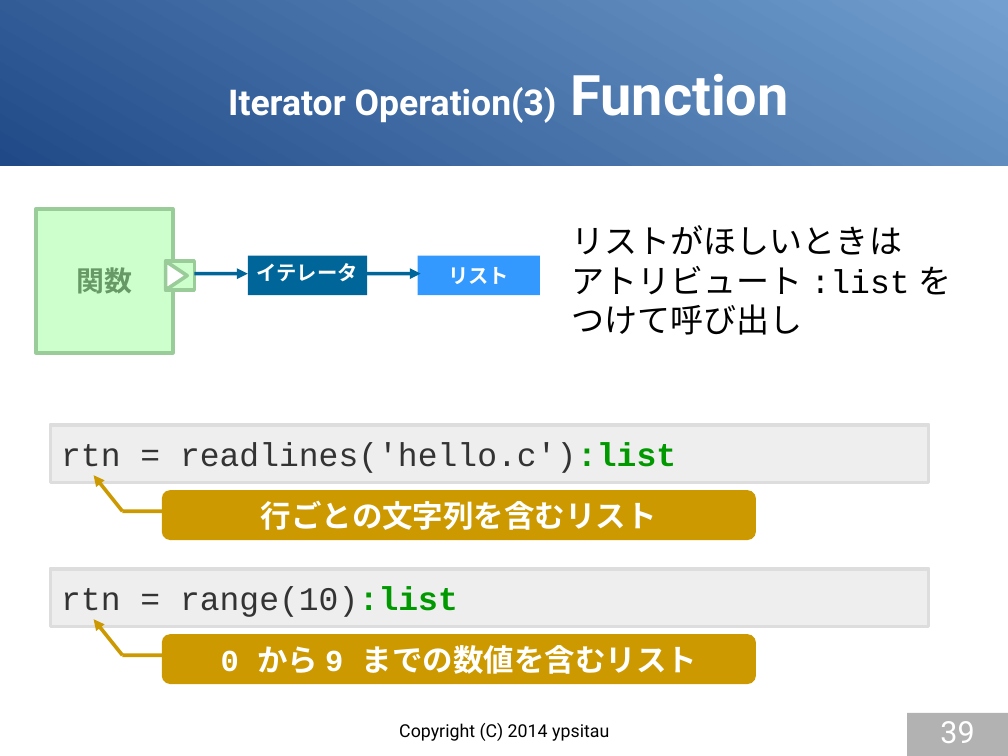
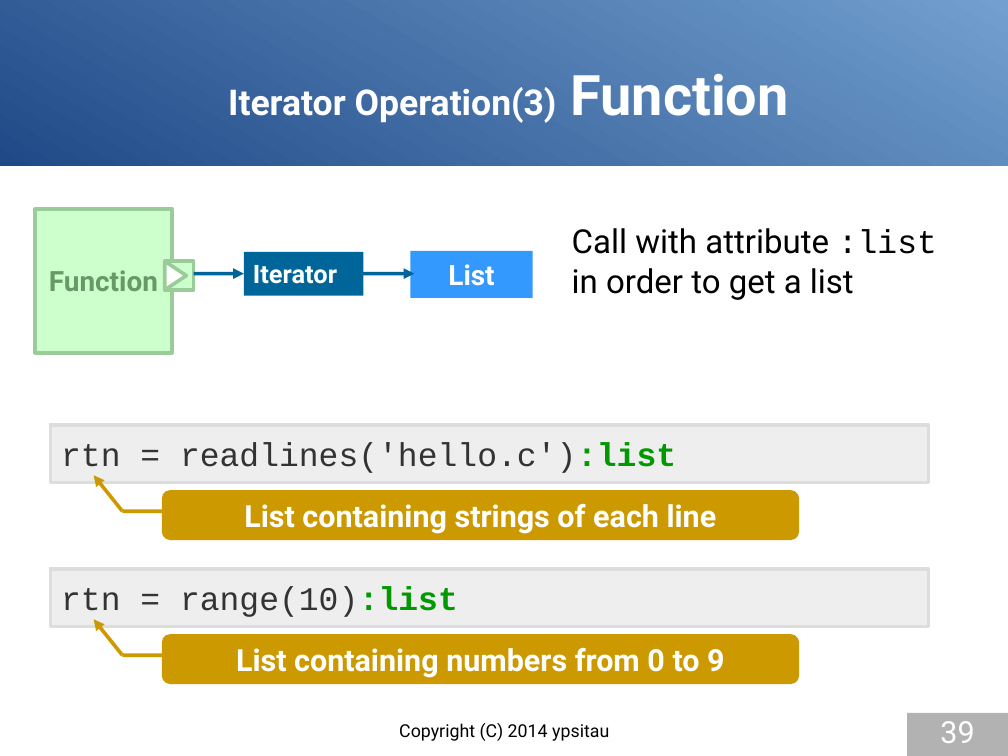
Before and after one commit to gura-lang/gura-doc, a slide deck: slide 39 of presentation/gura-introduction-e.odp. Drawn at 1008x756 pixels with LibreOffice and Linux fonts; fonts in the diff are those of the drawing. Boxes give left, top, right and bottom in pixels: in the first picture for what was removed or moved away, otherwise in the second. Text is boxed around its words. In the diff, an @@ line names an element or a change of style, - is before the commit and + after.

Commit message:
updated presentation

```diff
--- a/presentation/gura-introduction-e.odp
+++ b/presentation/gura-introduction-e.odp
@@ text removed at <box>572,225,951,335</box> @@
-リストがほしいときは
-アトリビュート :list を
-つけて呼び出し
@@ text added at <box>572,228,937,300</box>, 26 pt, text #000000 @@
+Call with attribute :list
+in order to get a list
@@ rectangle added at <box>244,252,364,296</box>, fill #006699, 20 pt, text #FFFFFF, bold @@
+Iterator
@@ rectangle removed at <box>248,256,368,295</box> @@
-イテレータ
@@ rectangle added at <box>411,251,533,298</box>, fill #3399FF, 22 pt, text #FFFFFF, bold @@
+List
@@ rectangle removed at <box>418,256,541,295</box> @@
-リスト
@@ text in rectangle at <box>49,270,158,291</box>: text changed @@
-関数
+Function
@@ arrow moved from (195, 273) - (248, 273) to (194, 273) - (244, 273) @@
@@ arrow moved from (368, 273) - (421, 273) to (361, 273) - (414, 273) @@
@@ rounded rectangle "List containing strings of each ...": place and size @@
-rounded rectangle "List containing strings of each ..." at <box>162,490,756,541</box>
+rounded rectangle "List containing strings of each ..." at <box>162,490,799,541</box>
@@ text in rounded rectangle at <box>244,503,717,534</box>: text changed; font Courier New to Roboto @@
-行ごとの文字列を含むリスト
+List containing strings of each line
@@ rounded rectangle "List containing numbers from 0 ...": place and size @@
-rounded rectangle "List containing numbers from 0 ..." at <box>162,635,756,685</box>
+rounded rectangle "List containing numbers from 0 ..." at <box>162,635,799,685</box>
@@ text in rounded rectangle at <box>236,647,724,678</box>: text changed; font Courier New to Roboto @@
-0 から 9 までの数値を含むリスト
+List containing numbers from 0 to 9
```
Also in this commit, not shown: 12 other slides changed, 5 slides added, 5 slides removed.
